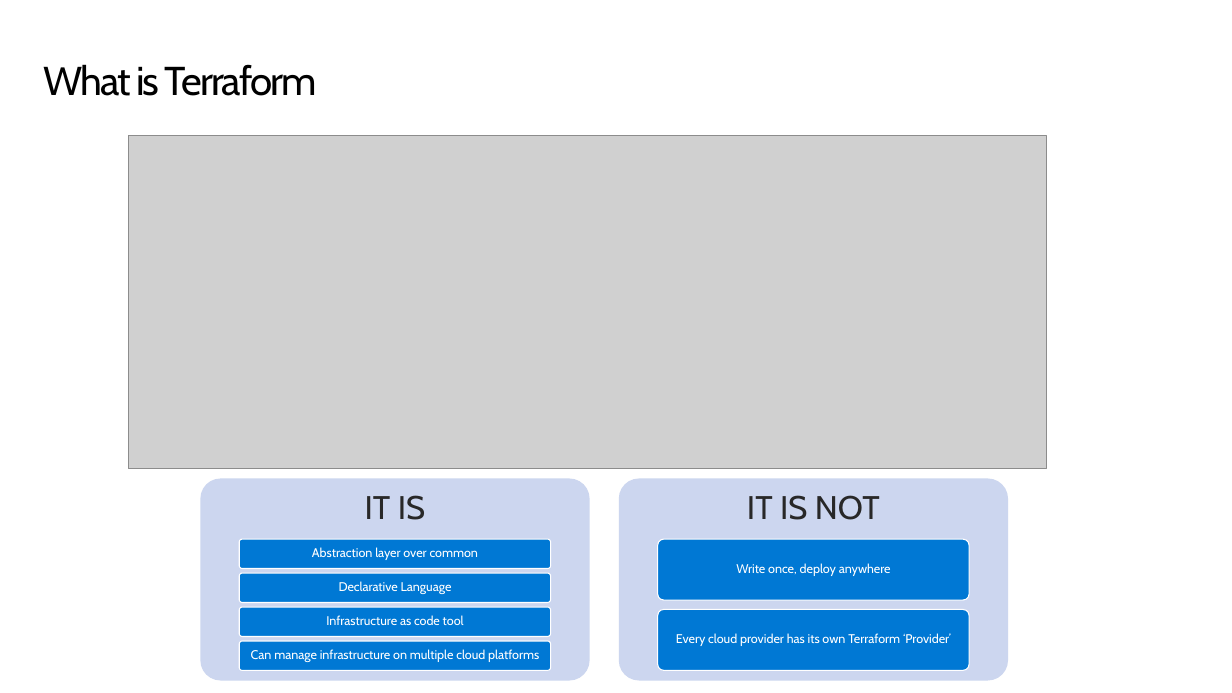
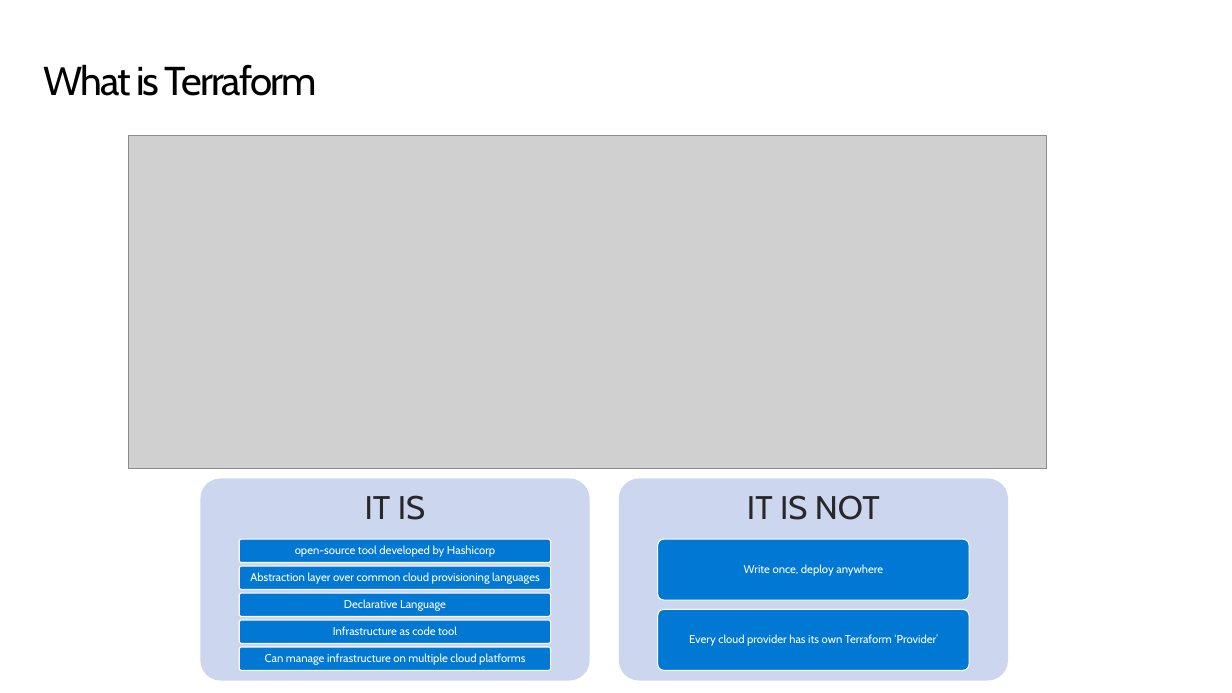
Before and after one commit to mobindaraie/Getting-Started-with-Terraform, a slide deck: slide 6 of Getting Started with Terraform Azure.pptx (slide 4 before the commit). Drawn at 1232x693 pixels with LibreOffice and Linux fonts; fonts in the diff are those of the drawing; grey boxes stand for pictures; background and template pictures are left out. Boxes give left, top, right and bottom in pixels: in the first picture for what was removed or moved away, otherwise in the second. Text is boxed around its words. In the diff, an @@ line names an element or a change of style, - is before the commit and + after.

```diff
--- a/Getting Started with Terraform Azure.pptx
+++ b/Getting Started with Terraform Azure.pptx
@@ rounded rectangle resized from (x1=239, y1=539, x2=551, y2=568) to (x1=239, y1=539, x2=551, y2=563) @@
@@ rounded rectangle resized from (x1=239, y1=573, x2=551, y2=602) to (x1=239, y1=566, x2=551, y2=590) @@
@@ text added at (x1=295, y1=545, x2=495, y2=557), 9 pt, text #FFFFFF @@
+open-source tool developed by Hashicorp
@@ rounded rectangle added at (x1=239, y1=593, x2=551, y2=617), fill #0078D4, outline #FFFFFF 0.85 pt @@
@@ size 10 to 9 pt in 5 elements at (x1=744, y1=564, x2=883, y2=576), (x1=689, y1=634, x2=937, y2=646), (x1=265, y1=653, x2=525, y2=665), (x1=333, y1=626, x2=457, y2=635), (x1=344, y1=599, x2=446, y2=611) @@
@@ text "Declarative Language" moved from (x1=339, y1=581, x2=452, y2=594) to (x1=344, y1=599, x2=446, y2=611) @@
@@ text at (x1=250, y1=572, x2=540, y2=584): text changed; size 10 to 9 pt @@
-Abstraction layer over common
+Abstraction layer over common cloud provisioning languages
@@ rounded rectangle resized from (x1=239, y1=607, x2=551, y2=636) to (x1=239, y1=620, x2=551, y2=643) @@
@@ text "Infrastructure as code tool" moved from (x1=326, y1=615, x2=464, y2=625) to (x1=333, y1=626, x2=457, y2=635) @@
@@ rounded rectangle resized from (x1=239, y1=641, x2=551, y2=670) to (x1=239, y1=647, x2=551, y2=670) @@
@@ text "Can manage infrastructure on multiple ..." moved from (x1=251, y1=649, x2=539, y2=662) to (x1=265, y1=653, x2=525, y2=665) @@
```
Also in this commit, not shown: 3 other slides changed, 2 slides added, 1 other file.
